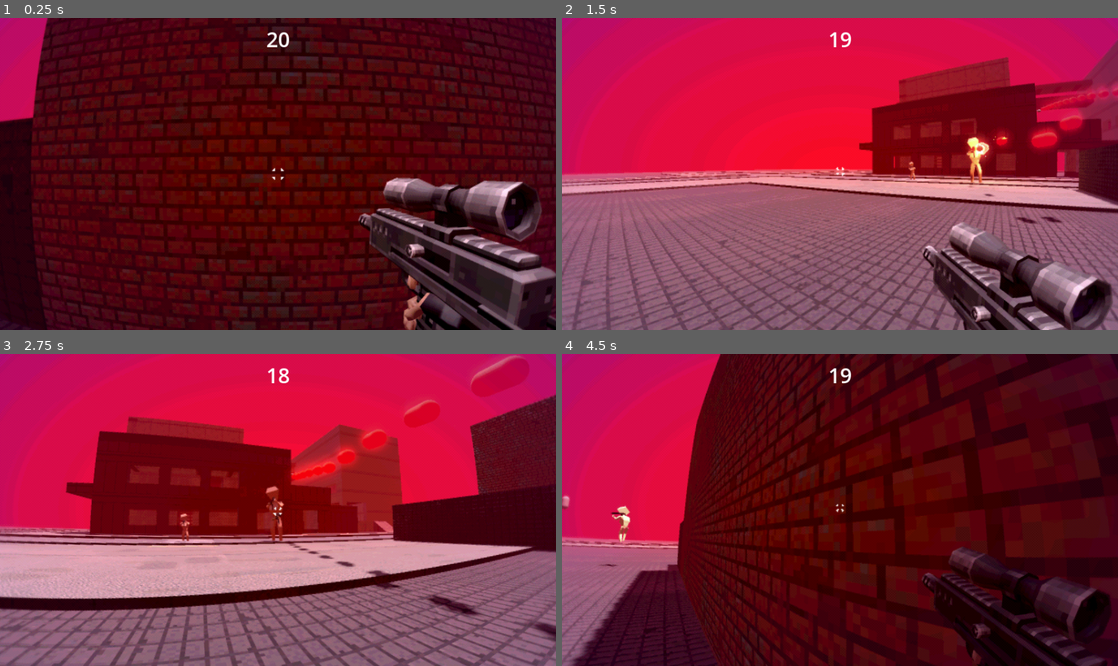
Above: before the commit, frames 1-4 (two rows, left to right).
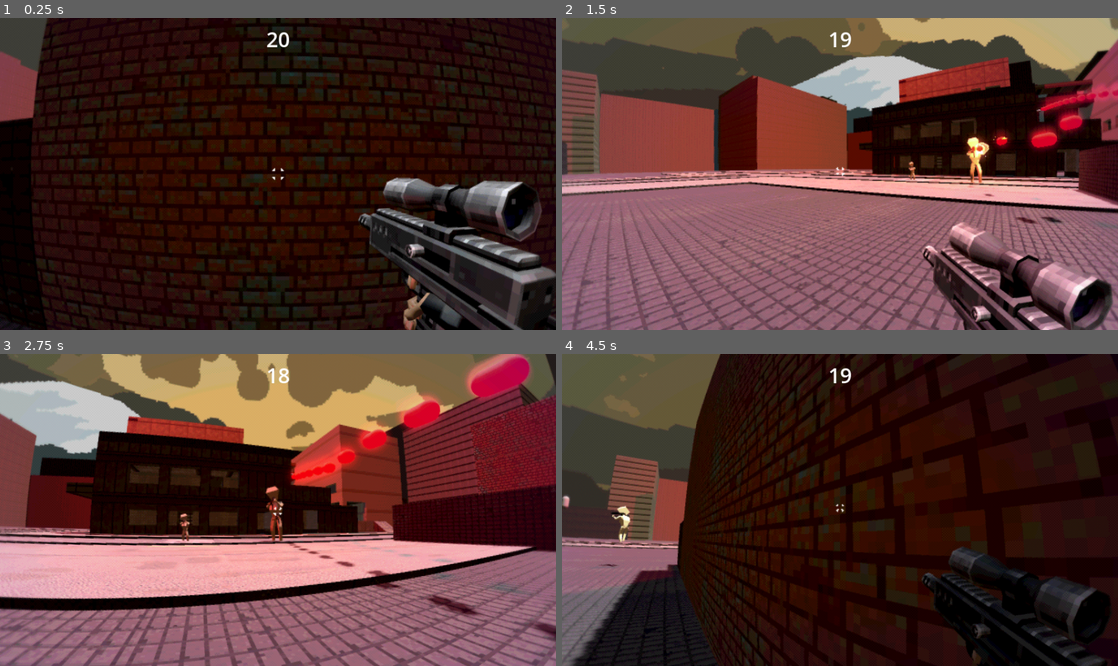
Above: after the commit, the same moments.

Repository: GuyUnger/very-violent-game
Game: Godot game, scene res://stages/level_design.tscn
Same seed, same stepped clock (60 frames per second), same inputs: the game is played once before the commit and once after it.
Inputs (mouse positions are in pixels of both pictures, inside the frame that each line leads up to):
- Up to frame 1 (0.25 s): no input
- Up to frame 2 (1.5 s): tap Enter at 0.5 s; move the mouse to (962, 158) at 0.52 s; hold D (right) 0.53-1.28 s; hold Alt (free_look) 0.53-1.28 s; click (962, 158) at 0.67 s; tap Space (jump) at 0.77 s; move the mouse to (812, 174) at 1.27 s; hold W (forward) from 1.28 s (still down); click (812, 174) at 1.35 s
- Up to frame 3 (2.75 s): keep holding W (forward); tap Space (jump) at 1.52 s; move the mouse to (289, 503) at 2.02 s; right-click (289, 503) at 2.1 s
- Up to frame 4 (4.5 s): keep holding W (forward); move the mouse to (834, 516) at 2.77 s; tap G (throw) at 2.85 s; click (834, 516) at 2.92 s; tap Space (jump) at 3.02, 3.77 s; move the mouse to (878, 513) at 3.52 s; tap Tab (toggle_view) at 3.6 s; move the mouse to (795, 506) at 4.27 s; tap Ctrl at 4.35 s

The runs differ from the first frame. In frame 1, 90% of the frame differs, in the area x 0-100%, y 0-100%; in frame 2, 52%; in frame 3, 63%; in frame 4, 91%.

Commit message:
Environment look changed

Diff:
--- a/boomer-shooter/game/projectiles/fireball.tscn
+++ b/boomer-shooter/game/projectiles/fireball.tscn
@@ -1,4 +1,6 @@
-[gd_scene load_steps=3 format=3 uid="uid://dv3alq8obmgsb"]
+[gd_scene load_steps=4 format=3 uid="uid://dv3alq8obmgsb"]
+
+[ext_resource type="Script" uid="uid://djoomrpy0p4p0" path="res://game/projectiles/fireball.gd" id="1_qc715"]
 
 [sub_resource type="SphereMesh" id="SphereMesh_4p2hb"]
 
@@ -10,9 +12,10 @@
 [node name="Fireball" type="MeshInstance3D"]
 mesh = SubResource("SphereMesh_4p2hb")
 surface_material_override/0 = SubResource("StandardMaterial3D_4p2hb")
+script = ExtResource("1_qc715")
 
 [node name="OmniLight3D" type="OmniLight3D" parent="."]
-light_color = Color(1, 0.293207, 0, 1)
+light_color = Color(1, 0.177496, 0.0803124, 1)
 light_energy = 2.724
 light_size = 1.0
 shadow_enabled = true
--- a/boomer-shooter/stages/level_design.tscn
+++ b/boomer-shooter/stages/level_design.tscn
@@ -1,11 +1,12 @@
-[gd_scene load_steps=7 format=3 uid="uid://bjnhfu1ekho3v"]
+[gd_scene load_steps=8 format=3 uid="uid://bjnhfu1ekho3v"]
 
 [ext_resource type="PackedScene" uid="uid://fk2ws4nkdayk" path="res://game/weapons/weapon_smg.tscn" id="2_0cfai"]
 [ext_resource type="PackedScene" uid="uid://b6o8mp0jhq1nd" path="res://stages/tokyo.tscn" id="3_l0s8e"]
 [ext_resource type="PackedScene" uid="uid://bs15p6iks3jtm" path="res://stages/main.tscn" id="3_rsuto"]
-[ext_resource type="PackedScene" path="res://game/npc/npc_turret.tscn" id="5_0cfai"]
+[ext_resource type="PackedScene" uid="uid://2twnqkka80to" path="res://game/npc/npc_turret.tscn" id="5_0cfai"]
 [ext_resource type="PackedScene" uid="uid://0s22t0uld35g" path="res://game/npc/npc_enemy_grunt.tscn" id="5_4p2hb"]
 [ext_resource type="PackedScene" uid="uid://cgm8gb7vnwfmh" path="res://game/npc/npc_enemy_big_guy.tscn" id="6_4p2hb"]
+[ext_resource type="ArrayMesh" uid="uid://bwk3e8f81aln2" path="res://content/environment/background/fuji_MountFuji.res" id="7_6p0xd"]
 
 [node name="Main" instance=ExtResource("3_rsuto")]
 
@@ -24,3 +25,7 @@
 
 [node name="NPCEnemy2" parent="." index="4" instance=ExtResource("6_4p2hb")]
 transform = Transform3D(1, 0, 0, 0, 1, 0, 0, 0, 1, -4.04261, -0.937023, 12.7352)
+
+[node name="FujiMountFuji" type="MeshInstance3D" parent="." index="6"]
+transform = Transform3D(-4.27682, 0, -2.59014, 0, 5, 0, 2.59014, 0, -4.27682, 0, 228, 0)
+mesh = ExtResource("7_6p0xd")
--- a/boomer-shooter/stages/main.tscn
+++ b/boomer-shooter/stages/main.tscn
@@ -1,8 +1,9 @@
-[gd_scene load_steps=12 format=3 uid="uid://bs15p6iks3jtm"]
+[gd_scene load_steps=10 format=3 uid="uid://bs15p6iks3jtm"]
 
 [ext_resource type="Script" uid="uid://cj7scnl02hmwg" path="res://stages/main.gd" id="1_0oqm6"]
 [ext_resource type="PackedScene" uid="uid://n2142e5rpapd" path="res://game/player/player.tscn" id="2_43f5m"]
 [ext_resource type="Script" uid="uid://8gh7wu8tphq3" path="res://stages/hud.gd" id="3_7iyax"]
+[ext_resource type="Environment" uid="uid://dwy0mt1yukigj" path="res://content/environment/environment.tres" id="3_fejr8"]
 [ext_resource type="AudioStream" uid="uid://lc5v3oph86at" path="res://game/count_down.wav" id="4_0oqm6"]
 
 [sub_resource type="Shader" id="Shader_0oqm6"]
@@ -74,26 +75,6 @@
 [sub_resource type="ShaderMaterial" id="ShaderMaterial_5sjox"]
 shader = SubResource("Shader_fejr8")
 
-[sub_resource type="ProceduralSkyMaterial" id="ProceduralSkyMaterial_43f5m"]
-sky_top_color = Color(0.84352, 0.102281, 0.227823, 1)
-
-[sub_resource type="Sky" id="Sky_e0l40"]
-sky_material = SubResource("ProceduralSkyMaterial_43f5m")
-
-[sub_resource type="Environment" id="Environment_7iyax"]
-background_mode = 2
-sky = SubResource("Sky_e0l40")
-ambient_light_source = 2
-ambient_light_color = Color(1, 0.4965, 0.43, 1)
-ambient_light_energy = 0.4
-glow_enabled = true
-glow_hdr_threshold = 1.1
-fog_enabled = true
-fog_light_color = Color(1, 0.142603, 0.205989, 1)
-fog_density = 0.005
-adjustment_enabled = true
-adjustment_contrast = 1.2
-
 [node name="Main" type="Node3D"]
 script = ExtResource("1_0oqm6")
 
@@ -138,7 +119,7 @@
 [node name="Player" parent="SubViewportContainer/SubViewport" instance=ExtResource("2_43f5m")]
 
 [node name="WorldEnvironment" type="WorldEnvironment" parent="SubViewportContainer/SubViewport"]
-environment = SubResource("Environment_7iyax")
+environment = ExtResource("3_fejr8")
 
 [node name="HUD" type="CanvasLayer" parent="."]
 layer = 8
--- a/boomer-shooter/stages/tokyo.tscn
+++ b/boomer-shooter/stages/tokyo.tscn
@@ -26,6 +26,7 @@
 [ext_resource type="Material" uid="uid://cmc7f1y8anju" path="res://content/environment/materials/surface_18.tres" id="21_huau7"]
 [ext_resource type="Material" uid="uid://cync0ppij3c7m" path="res://content/environment/materials/surface_19.tres" id="22_i6c3o"]
 [ext_resource type="Material" uid="uid://cxt335jdda36f" path="res://content/environment/materials/surface_20.tres" id="23_ifw73"]
+[ext_resource type="PackedScene" uid="uid://dv3alq8obmgsb" path="res://game/projectiles/fireball.tscn" id="27_3c822"]
 
 [sub_resource type="CapsuleMesh" id="CapsuleMesh_wojob"]
 
@@ -852,3 +853,169 @@
 
 [node name="StreetsJunction1" parent="Streets" instance=ExtResource("5_apn2u")]
 transform = Transform3D(1, 0, 0, 0, 1, 0, 0, 0, 1, 44, 8, 5)
+
+[node name="BackgroundBuildings" type="StaticBody3D" parent="."]
+script = ExtResource("2_o4n3f")
+material = ExtResource("13_d03ru")
+materials = Array[Material]([ExtResource("3_apn2u"), ExtResource("4_73r8o"), ExtResource("5_3c822"), ExtResource("6_7xjh6"), ExtResource("7_qo4k2"), ExtResource("8_43vej"), ExtResource("9_a6tfy"), ExtResource("10_316br"), ExtResource("11_wha0p"), ExtResource("12_4vkph"), ExtResource("13_d03ru"), ExtResource("14_ud70m"), ExtResource("15_yn2a4"), ExtResource("16_yibng"), ExtResource("17_nhte8"), ExtResource("18_tjdsr"), ExtResource("19_aodlu"), ExtResource("20_2is7d"), ExtResource("21_huau7"), ExtResource("22_i6c3o"), ExtResource("23_ifw73")])
+metadata/_custom_type_script = "uid://bgxvcscuumfyq"
+metadata/_edit_lock_ = true
+
+[node name="CSGCombiner3D" type="CSGCombiner3D" parent="BackgroundBuildings"]
+use_collision = true
+metadata/_edit_lock_ = true
+
+[node name="Add_66_50_42" type="CSGBox3D" parent="BackgroundBuildings/CSGCombiner3D"]
+transform = Transform3D(1, 0, 0, 0, 1, 0, 0, 0, 1, 108, 25, -77)
+use_collision = true
+size = Vector3(66, 50, 42)
+material = ExtResource("12_4vkph")
+metadata/_edit_lock_ = true
+metadata/_edit_group_ = true
+
+[node name="Add_54_34_52" type="CSGBox3D" parent="BackgroundBuildings/CSGCombiner3D"]
+transform = Transform3D(1, 0, 0, 0, 1, 0, 0, 0, 1, 182, 17, -45)
+use_collision = true
+size = Vector3(54, 34, 52)
+material = ExtResource("11_wha0p")
+metadata/_edit_lock_ = true
+metadata/_edit_group_ = true
+
+[node name="Add_45_56_59" type="CSGBox3D" parent="BackgroundBuildings/CSGCombiner3D"]
+transform = Transform3D(1, 0, 0, 0, 1, 0, 0, 0, 1, 201.5, 28, 22.5)
+use_collision = true
+size = Vector3(45, 56, 59)
+material = ExtResource("10_316br")
+metadata/_edit_lock_ = true
+metadata/_edit_group_ = true
+
+[node name="Add_45_65_54" type="CSGBox3D" parent="BackgroundBuildings/CSGCombiner3D"]
+transform = Transform3D(1, 0, 0, 0, 1, 0, 0, 0, 1, 236.5, 32.5, 94)
+use_collision = true
+size = Vector3(45, 65, 54)
+material = ExtResource("10_316br")
+metadata/_edit_lock_ = true
+metadata/_edit_group_ = true
+
+[node name="Add_55_33_74" type="CSGBox3D" parent="BackgroundBuildings/CSGCombiner3D"]
+transform = Transform3D(1, 0, 0, 0, 1, 0, 0, 0, 1, 183.5, 16.5, 148)
+use_collision = true
+size = Vector3(55, 33, 74)
+material = ExtResource("4_73r8o")
+metadata/_edit_lock_ = true
+metadata/_edit_group_ = true
+
+[node name="Add_51_42_36" type="CSGBox3D" parent="BackgroundBuildings/CSGCombiner3D"]
+transform = Transform3D(1, 0, 0, 0, 1, 0, 0, 0, 1, 45.5, 21, -115)
+use_collision = true
+size = Vector3(51, 42, 36)
+material = ExtResource("11_wha0p")
+metadata/_edit_lock_ = true
+metadata/_edit_group_ = true
+
+[node name="Add_32_23_31" type="CSGBox3D" parent="BackgroundBuildings/CSGCombiner3D"]
+transform = Transform3D(1, 0, 0, 0, 1, 0, 0, 0, 1, -13, 11.5, -121.5)
+use_collision = true
+size = Vector3(32, 23, 31)
+material = ExtResource("5_3c822")
+metadata/_edit_lock_ = true
+metadata/_edit_group_ = true
+
+[node name="Add_26_64_59" type="CSGBox3D" parent="BackgroundBuildings/CSGCombiner3D"]
+transform = Transform3D(1, 0, 0, 0, 1, 0, 0, 0, 1, 2, 32, -170.5)
+use_collision = true
+size = Vector3(26, 64, 59)
+material = ExtResource("19_aodlu")
+metadata/_edit_lock_ = true
+metadata/_edit_group_ = true
+
+[node name="Add_19_83_71" type="CSGBox3D" parent="BackgroundBuildings/CSGCombiner3D"]
+transform = Transform3D(1, 0, 0, 0, 1, 0, 0, 0, 1, 120.5, 41.5, -162.5)
+use_collision = true
+size = Vector3(19, 83, 71)
+material = ExtResource("9_a6tfy")
+metadata/_edit_lock_ = true
+metadata/_edit_group_ = true
+
+[node name="Add_24_76_74" type="CSGBox3D" parent="BackgroundBuildings/CSGCombiner3D"]
+transform = Transform3D(1, 0, 0, 0, 1, 0, 0, 0, 1, 175, 38, -158)
+use_collision = true
+size = Vector3(24, 76, 74)
+material = ExtResource("9_a6tfy")
+metadata/_edit_lock_ = true
+metadata/_edit_group_ = true
+
+[node name="Add_35_73_90" type="CSGBox3D" parent="BackgroundBuildings/CSGCombiner3D"]
+transform = Transform3D(1, 0, 0, 0, 1, 0, 0, 0, 1, 278.5, 36.5, -90)
+use_collision = true
+size = Vector3(35, 73, 90)
+material = ExtResource("10_316br")
+metadata/_edit_lock_ = true
+metadata/_edit_group_ = true
+
+[node name="Add_66_73_131" type="CSGBox3D" parent="BackgroundBuildings/CSGCombiner3D"]
+transform = Transform3D(1, 0, 0, 0, 1, 0, 0, 0, 1, 93, 36.5, 212.5)
+use_collision = true
+size = Vector3(66, 73, 131)
+material = ExtResource("22_i6c3o")
+metadata/_edit_lock_ = true
+metadata/_edit_group_ = true
+
+[node name="Add_30_69_160" type="CSGBox3D" parent="BackgroundBuildings/CSGCombiner3D"]
+transform = Transform3D(1, 0, 0, 0, 1, 0, 0, 0, 1, -30, 34.5, 185)
+use_collision = true
+size = Vector3(30, 69, 160)
+material = ExtResource("7_qo4k2")
+metadata/_edit_lock_ = true
+metadata/_edit_group_ = true
+
+[node name="Add_64_147_69" type="CSGBox3D" parent="BackgroundBuildings/CSGCombiner3D"]
+transform = Transform3D(1, 0, 0, 0, 1, 0, 0, 0, 1, 23, 73.5, 243.5)
+use_collision = true
+size = Vector3(64, 147, 69)
+material = ExtResource("8_43vej")
+metadata/_edit_lock_ = true
+metadata/_edit_group_ = true
+
+[node name="Add_141_128_23" type="CSGBox3D" parent="BackgroundBuildings/CSGCombiner3D"]
+transform = Transform3D(1, 0, 0, 0, 1, 0, 0, 0, 1, 246.5, 64, 244.5)
+use_collision = true
+size = Vector3(141, 128, 23)
+material = ExtResource("3_apn2u")
+metadata/_edit_lock_ = true
+metadata/_edit_group_ = true
+
+[node name="Add_113_112_97" type="CSGBox3D" parent="BackgroundBuildings/CSGCombiner3D"]
+transform = Transform3D(1, 0, 0, 0, 1, 0, 0, 0, 1, 339.5, 56, 167.5)
+use_collision = true
+size = Vector3(113, 112, 97)
+material = ExtResource("10_316br")
+metadata/_edit_lock_ = true
+metadata/_edit_group_ = true
+
+[node name="Add_80_111_61" type="CSGBox3D" parent="BackgroundBuildings/CSGCombiner3D"]
+transform = Transform3D(1, 0, 0, 0, 1, 0, 0, 0, 1, 319, 55.5, 31.5)
+use_collision = true
+size = Vector3(80, 111, 61)
+material = ExtResource("10_316br")
+metadata/_edit_lock_ = true
+metadata/_edit_group_ = true
+
+[node name="Add_29_98_152" type="CSGBox3D" parent="BackgroundBuildings/CSGCombiner3D"]
+transform = Transform3D(1, 0, 0, 0, 1, 0, 0, 0, 1, 234.5, 49, -229)
+use_collision = true
+size = Vector3(29, 98, 152)
+material = ExtResource("10_316br")
+metadata/_edit_lock_ = true
+metadata/_edit_group_ = true
+
+[node name="Add_41_57_115" type="CSGBox3D" parent="BackgroundBuildings/CSGCombiner3D"]
+transform = Transform3D(1, 0, 0, 0, 1, 0, 0, 0, 1, 68.5, 28.5, -236.5)
+use_collision = true
+size = Vector3(41, 57, 115)
+material = ExtResource("11_wha0p")
+metadata/_edit_lock_ = true
+metadata/_edit_group_ = true
+
+[node name="Fireball" parent="." instance=ExtResource("27_3c822")]
+transform = Transform3D(1, 0, 0, 0, 1, 0, 0, 0, 1, 57, 58, 5)
Not shown: 1 places in boomer-shooter/stages/tokyo.tscn that only renumber resources
